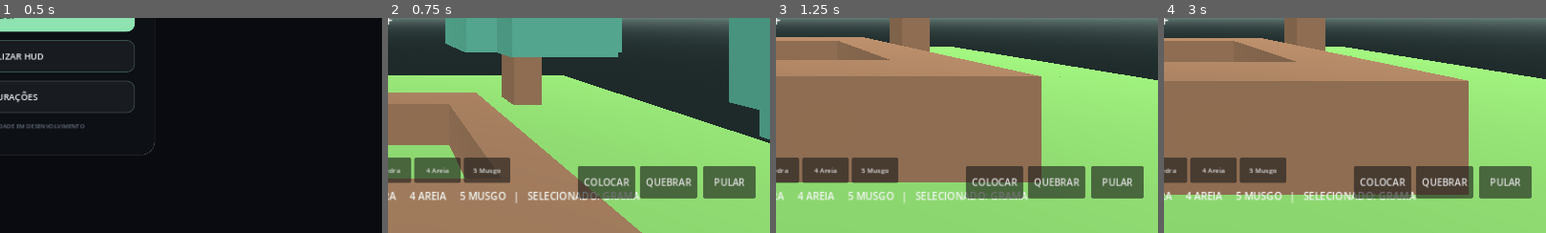
Above: before the commit, frames 1-4 (left to right).
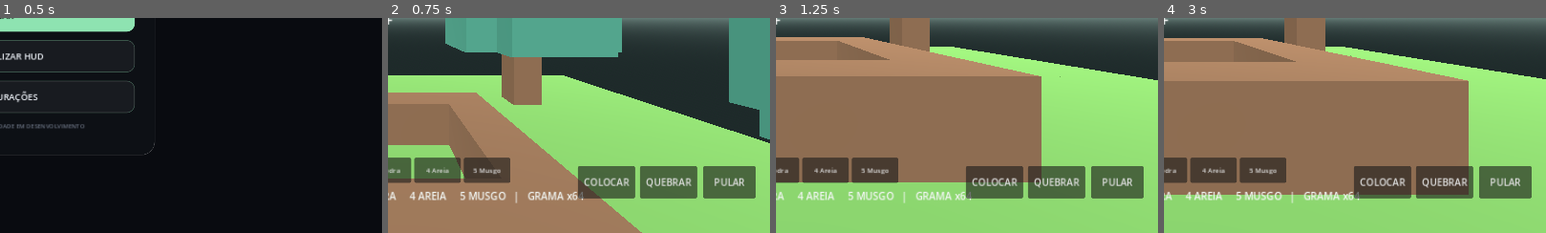
Above: after the commit, the same moments.

Repository: theolauria26-gif/MINEPLUS-PS4
Game: Godot game, scene res://scenes/main_menu.tscn
Same seed, same stepped clock (60 frames per second), same inputs: the game is played once before the commit and once after it.
Inputs:
- Up to frame 1 (0.5 s): no input
- Up to frame 2 (0.75 s): click "JOGAR" at 0.5 s
- Up to frame 3 (1.25 s): no input
- Up to frame 4 (3 s): click "SALVAR MUNDO" at 1.25 s; click "◀" at 2 s; click "▲" at 2.75 s
The pictures show only the part of the screen within x 50-100%, y 50-100%; the shares and areas given below are measured in that part.

Frame 1 is identical in both runs. In frame 2, 0.7% of the frame differs, in the area x 36-66%, y 80-85%; in frame 3, 0.6%; in frame 4, 0.7%.

Commit message:
Add collectible block inventory and stack counts

Diff:
--- a/scripts/world.gd
+++ b/scripts/world.gd
@@ -9,6 +9,7 @@
 
 var blocks: Dictionary = {}
 var selected_block := 0
+var block_counts: Array[int] = [64, 64, 32, 32, 16]
 var player: CharacterBody3D
 var camera: Camera3D
 var hotbar_label: Label
@@ -220,7 +221,7 @@
 	var saved_blocks: Array = []
 	for cell in blocks.keys():
 		saved_blocks.append([cell.x, cell.y, cell.z, int(blocks[cell].get_meta("block_type"))])
-	var payload := {"version": 1, "blocks": saved_blocks}
+	var payload := {"version": 1, "blocks": saved_blocks, "inventory": block_counts}
 	var file := FileAccess.open("user://mineplus_world.json", FileAccess.WRITE)
 	if file:
 		file.store_string(JSON.stringify(payload))
@@ -240,6 +241,9 @@
 	for body in blocks.values():
 		body.queue_free()
 	blocks.clear()
+	if parsed.has("inventory") and parsed["inventory"] is Array and parsed["inventory"].size() == BLOCK_NAMES.size():
+		for i in range(BLOCK_NAMES.size()):
+			block_counts[i] = maxi(0, int(parsed["inventory"][i]))
 	for entry in parsed["blocks"]:
 		if entry is Array and entry.size() == 4:
 			_add_block(Vector3i(int(entry[0]), int(entry[1]), int(entry[2])), clampi(int(entry[3]), 0, BLOCK_COLORS.size() - 1))
@@ -256,7 +260,7 @@
 
 func _update_hotbar() -> void:
 	if hotbar_label:
-		hotbar_label.text = "  1 GRAMA     2 TERRA     3 PEDRA     4 AREIA     5 MUSGO   |   SELECIONADO: " + BLOCK_NAMES[selected_block].to_upper()
+		hotbar_label.text = "  1 GRAMA     2 TERRA     3 PEDRA     4 AREIA     5 MUSGO   |   " + BLOCK_NAMES[selected_block].to_upper() + " x" + str(block_counts[selected_block])
 
 func _physics_process(delta: float) -> void:
 	if player == null:
@@ -321,11 +325,16 @@
 	if place:
 		var normal: Vector3 = hit.normal
 		var target := cell + Vector3i(roundi(normal.x), roundi(normal.y), roundi(normal.z))
-		if target.y >= 1 and not blocks.has(target):
+		if target.y >= 1 and not blocks.has(target) and block_counts[selected_block] > 0:
 			_add_block(target, selected_block)
+			block_counts[selected_block] -= 1
+			_update_hotbar()
 	else:
 		if cell.y >= 0:
+			var block_type := int(body.get_meta("block_type"))
+			block_counts[block_type] += 1
 			_remove_block(cell)
+			_update_hotbar()
 
 func _notification(what: int) -> void:
 	if what == NOTIFICATION_WM_CLOSE_REQUEST:
